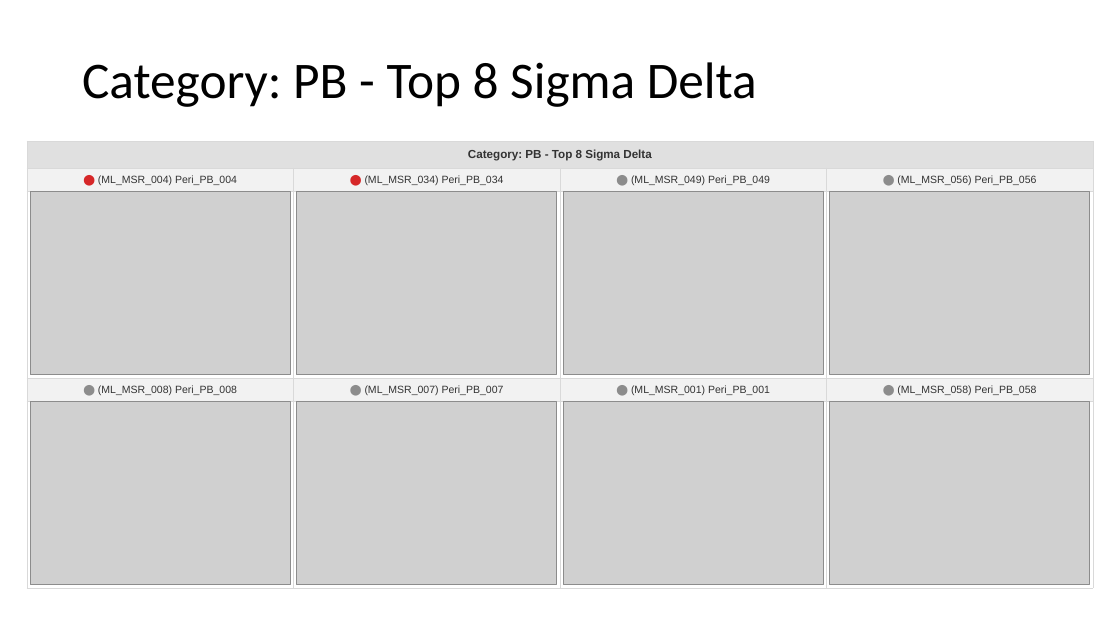
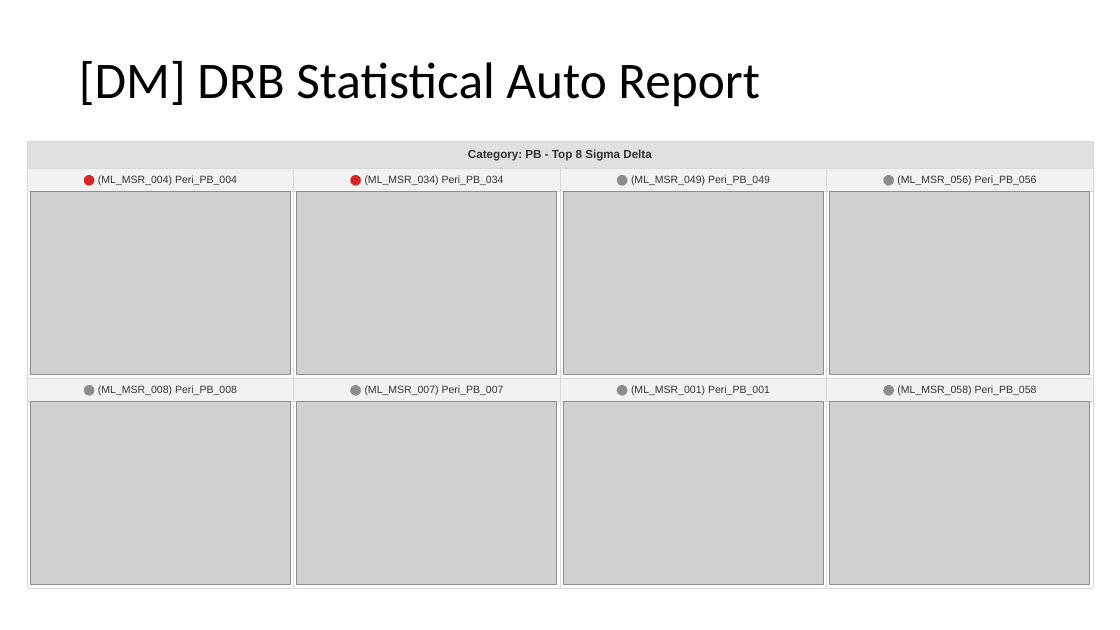
Before and after one commit to parktj4264/DRB-Code, a slide deck: slide 3 of output/Sigma_Summary_Latest.pptx. Drawn at 1120x630 pixels with LibreOffice and Linux fonts; fonts in the diff are those of the drawing; grey boxes stand for pictures. Boxes give left, top, right and bottom in pixels: in the first picture for what was removed or moved away, otherwise in the second. Text is boxed around its words. In the diff, an @@ line names an element or a change of style, - is before the commit and + after.

```diff
--- a/output/Sigma_Summary_Latest.pptx
+++ b/output/Sigma_Summary_Latest.pptx
@@ title at bbox=[79, 61, 760, 107]: text changed @@
-Category: PB - Top 8 Sigma Delta
+[DM] DRB Statistical Auto Report
```
Also in this commit, not shown: 6 other slides changed, 5 other files.
